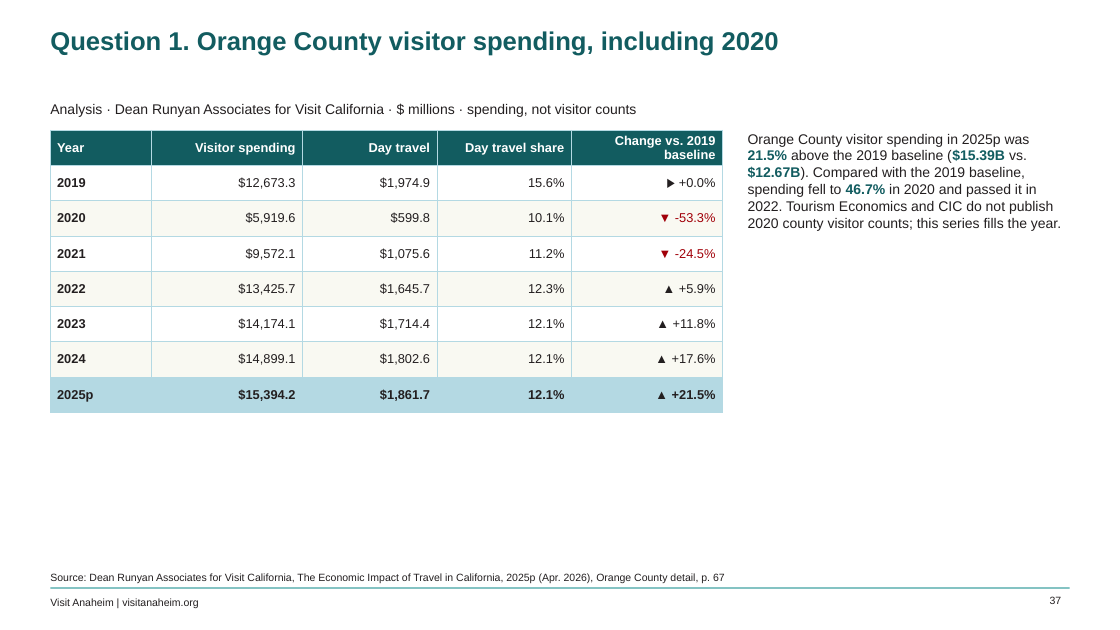
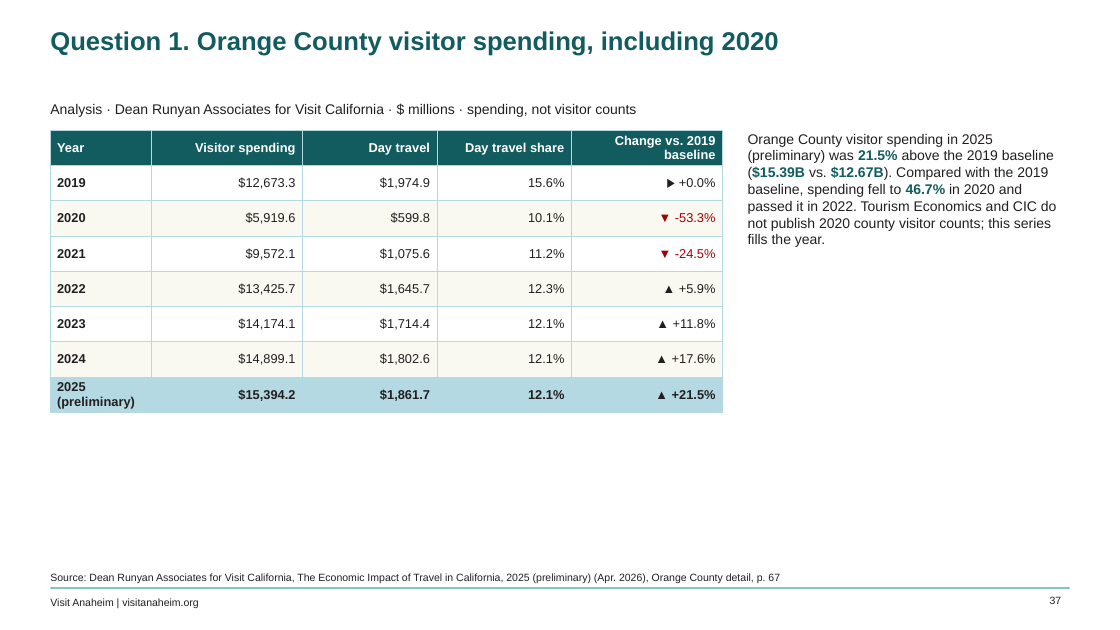
Before and after one commit to bi-visitanaheim/oc-vibe-insights, a slide deck: slide 37 of pipeline/OC_Vibe_Insights.pptx. Drawn at 1120x630 pixels with LibreOffice and Linux fonts; fonts in the diff are those of the drawing; background and template pictures are left out. Boxes give left, top, right and bottom in pixels: in the first picture for what was removed or moved away, otherwise in the second. Text is boxed around its words. In the diff, an @@ line names an element or a change of style, - is before the commit and + after.

```diff
--- a/pipeline/OC_Vibe_Insights.pptx
+++ b/pipeline/OC_Vibe_Insights.pptx
@@ table at [50, 130, 723, 413] @@
-row 8, column 1: 2025p
+row 8, column 1: 2025 (preliminary)
@@ text at [748, 134, 1057, 247]: text changed @@
-Orange County visitor spending in 2025p was 21.5% above the 2019 baseline ($15.39B vs. $12.67B). Compared with the 2019 baseline, spending fell to 46.7% in 2020 and passed it in 2022. Tourism Economics and CIC do not publish 2020 county visitor counts; this series fills the year.
+Orange County visitor spending in 2025 (preliminary) was 21.5% above the 2019 baseline ($15.39B vs. $12.67B). Compared with the 2019 baseline, spending fell to 46.7% in 2020 and passed it in 2022. Tourism Economics and CIC do not publish 2020 county visitor counts; this series fills the year.
@@ text at [50, 573, 780, 583]: text changed @@
-Source: Dean Runyan Associates for Visit California, The Economic Impact of Travel in California, 2025p (Apr. 2026), Orange County detail, p. 67
+Source: Dean Runyan Associates for Visit California, The Economic Impact of Travel in California, 2025 (preliminary) (Apr. 2026), Orange County detail, p. 67
```
Also in this commit, not shown: 21 other slides changed, 16 other files.
